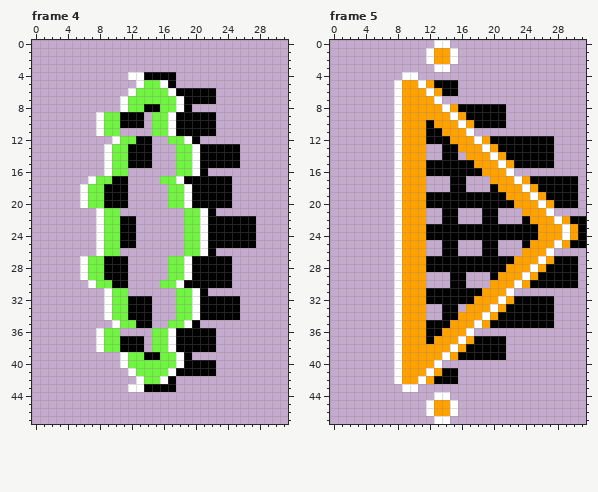
A pixel-art file gets an edit: GRAPHICS/zenith portals.aseprite. Above, as it was before the edit.
32x48 pixels, 12 frames. Shown: frame 4, frame 5. The commit also changed other frames, which this record leaves out.
Once edited:
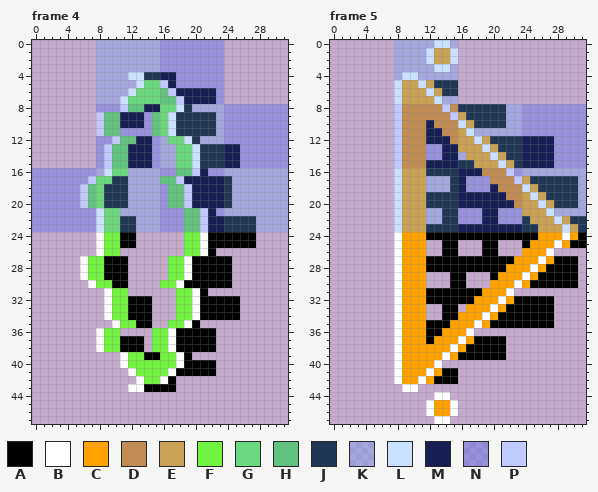
Palette (. is transparent): A #000000  B #ffffff  C #ffa200  D #c08c54  E #caa255  F #71f341  G #6cd880  H #61c27f  J #203655  K #61a2ff55  L #cae0ff  M #162054  N #4161fb55  P #c0cafe
The edit:
layer "Layer 1" opacity 33% added
Changed rows in their new state; - is an unchanged pixel.
Frame 4, layer "Layer 1":
first column x 0:
 0 --------KKKKKKKKNNNNNNNN--------
 1 --------KKKKKKKKNNNNNNNN--------
 2 --------KKKKKKKKNNNNNNNN--------
 3 --------KKKKKKKKNNNNNNNN--------
 4 --------KKKKLLJJMMNNNNNN--------
 5 --------KKKKKLGGPMNNNNNN--------
 6 --------KKKKLGGGHPMMMMMN--------
 7 --------KKKLGGGGHHPMMMMN--------
 8 --------NNNPHHMMGGLJKKKKNNNNNNNN
 9 --------PHHMMMNHGLJJJJJKNNNNNNNN
10 --------PHHMMMNHGLJJJJJKNNNNNNNN
11 --------PHHNNNNHGLJJJJJKNNNNNNNN
12 --------NNPHHMMNKGGLJKKKNNNNNNNN
13 --------NPHHMMMNKKGGLJJJMMNNNNNN
14 --------NPHHMMMNKKGGLJJJMMNNNNNN
15 --------NPHHMMMNKKGGLJJJMMNNNNNN
16 NNNNNNNNKLGGKKKKNNHHPMNNKKKKKKKK
17 NNNNNNNPGGJJKKKKHHPMMMMMJKKKKKKK
18 NNNNNNPHGJJJKKKKNHHPMMMMJKKKKKKK
19 NNNNNNPHGJJJKKKKNHHPMMMMJKKKKKKK
20 NNNNNNPHGJJJKKKKNHHPMMMMJKKKKKKK
21 NNNNNNNNLGGKKKKKNNNHHPMNKKKKKKKK
22 NNNNNNNNLGGJJKKKNNNHHPMMJJJJKKKK
23 NNNNNNNNLGGJJKKKNNNHHPMMJJJJKKKK
Frame 5, layer "Layer 1":
first column x 8:
 0 KKKKKLLK----------------
 1 KKKKLEEL----------------
 2 KKKKLEEL----------------
 3 KKKKKLLK----------------
 4 KLLKKKKK----------------
 5 LEELEJJJ----------------
 6 LEEELEJJ----------------
 7 LEEEELKK----------------
 8 PDDDDDPDJJJJJJKKNNNNNNNN
 9 PDDDDDDPEJJJJJKKNNNNNNNN
10 PDDDMDDDLEJJJJKKNNNNNNNN
11 PDDDMMDDELKKKKKKNNNNNNNN
12 PDDDMMMDEELEJJJJMMMMNNNN
13 PDDDNNMMEEELEJJJMMMMNNNN
14 PDDDNNMMKEEELEJJMMMMNNNN
15 PDDDMMMMJJEEELEJMMMMNNNN
16 LEEEJJJJMMMDDDPNKKKKKKKK
17 LEEEKKKJMNNNDDDPEJJJJJJK
18 LEEEKKKJMNNNMDDDLEJJJJJK
19 LEEEJJJJMMMMMMDDELEJJJJK
20 LEEEJJJJMMMMMMMDEELEJJJK
21 LEEEKKJJNNNMMNNNEEELKKKK
22 LEEEKKJJNNNMMNNNJEEELEJJ
23 LEEEJJJJMMMMMMMMJJEEELEJ
